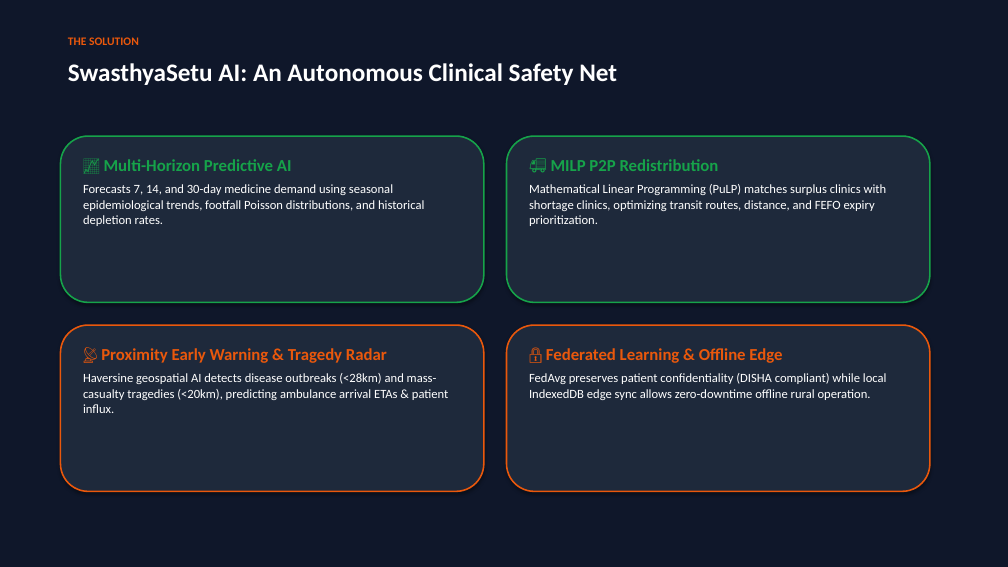
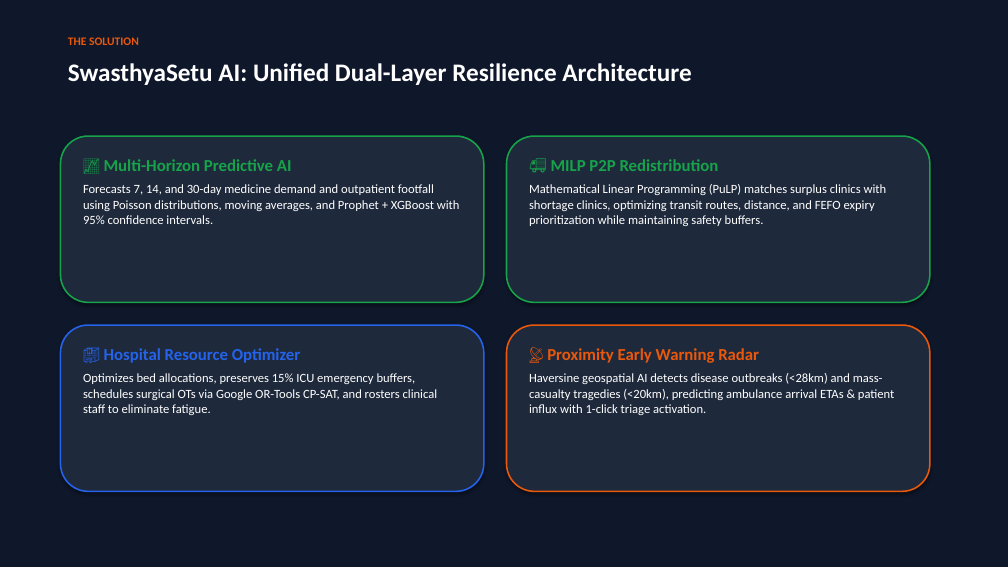
Before and after one commit to rudraa0604/Swasthya-Setu-AI, a slide deck: slide 3 of SwasthyaSetu_AI_Presentation.pptx. Drawn at 1008x567 pixels with LibreOffice and Linux fonts; fonts in the diff are those of the drawing. Boxes give left, top, right and bottom in pixels: in the first picture for what was removed or moved away, otherwise in the second. Text is boxed around its words. In the diff, an @@ line names an element or a change of style, - is before the commit and + after.

```diff
--- a/SwasthyaSetu_AI_Presentation.pptx
+++ b/SwasthyaSetu_AI_Presentation.pptx
@@ text at box(68, 63, 691, 85): text changed @@
-SwasthyaSetu AI: An Autonomous Clinical Safety Net
+SwasthyaSetu AI: Unified Dual-Layer Resilience Architecture
@@ text at box(83, 184, 460, 224): text changed @@
-Forecasts 7, 14, and 30-day medicine demand using seasonal epidemiological trends, footfall Poisson distributions, and historical depletion rates.
+Forecasts 7, 14, and 30-day medicine demand and outpatient footfall using Poisson distributions, moving averages, and Prophet + XGBoost with 95% confidence intervals.
@@ text at box(529, 184, 887, 226): text changed @@
-Mathematical Linear Programming (PuLP) matches surplus clinics with shortage clinics, optimizing transit routes, distance, and FEFO expiry prioritization.
+Mathematical Linear Programming (PuLP) matches surplus clinics with shortage clinics, optimizing transit routes, distance, and FEFO expiry prioritization while maintaining safety buffers.
@@ rounded rectangle at box(60, 325, 484, 492): outline #EA580C 1.5 pt to #2563EB 1.5 pt @@
@@ text at box(83, 348, 438, 415): text changed @@
-📡 Proximity Early Warning & Tragedy Radar
-Haversine geospatial AI detects disease outbreaks (<28km) and mass-casualty tragedies (<20km), predicting ambulance arrival ETAs & patient influx.
+🏨 Hospital Resource Optimizer
+Optimizes bed allocations, preserves 15% ICU emergency buffers, schedules surgical OTs via Google OR-Tools CP-SAT, and rosters clinical staff to eliminate fatigue.
@@ text at box(529, 348, 895, 415): text changed @@
-🔒 Federated Learning & Offline Edge
-FedAvg preserves patient confidentiality (DISHA compliant) while local IndexedDB edge sync allows zero-downtime offline rural operation.
+📡 Proximity Early Warning Radar
+Haversine geospatial AI detects disease outbreaks (<28km) and mass-casualty tragedies (<20km), predicting ambulance arrival ETAs & patient influx with 1-click triage activation.
```
Also in this commit, not shown: 6 other slides changed, 3 slides added, 4 other files.
